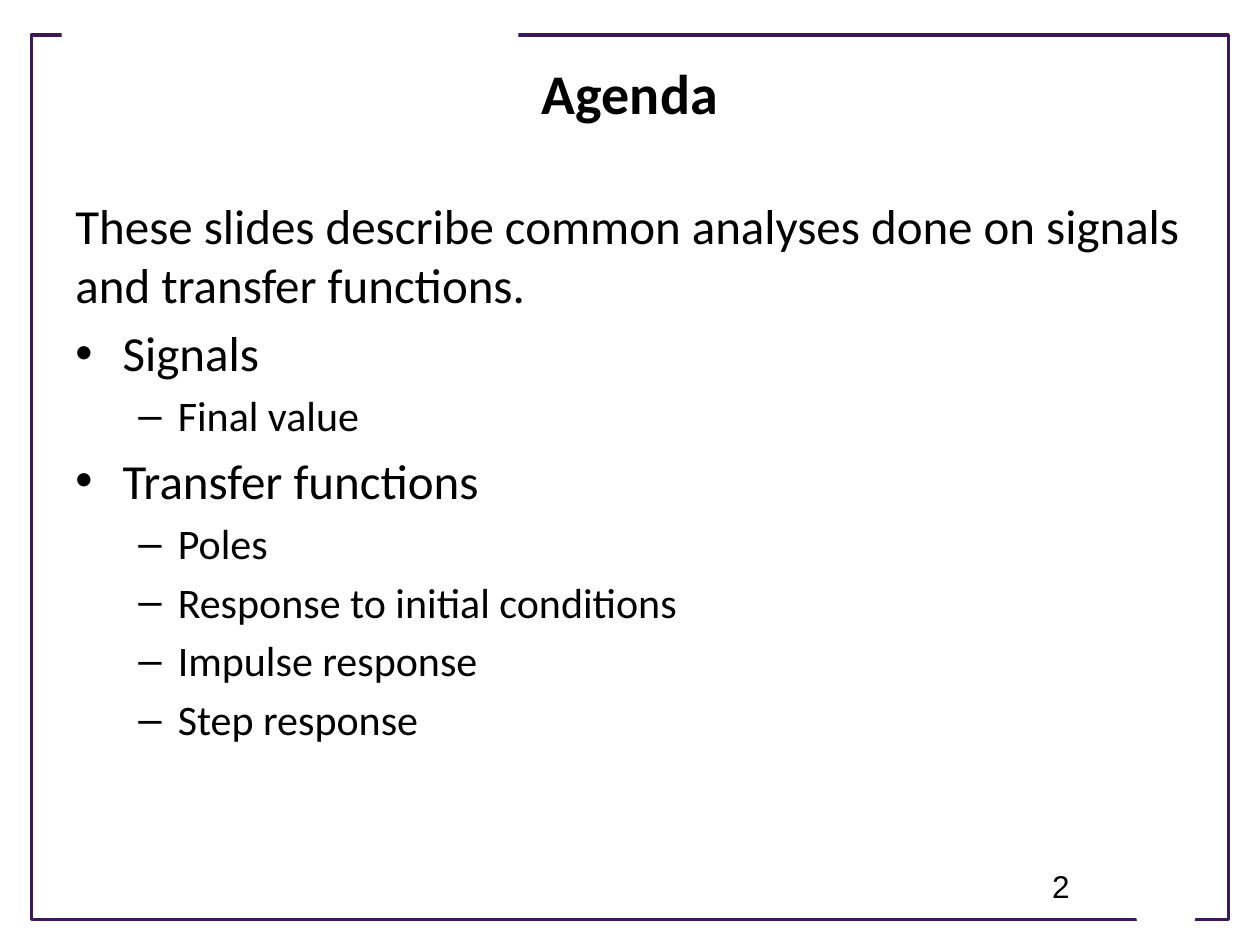
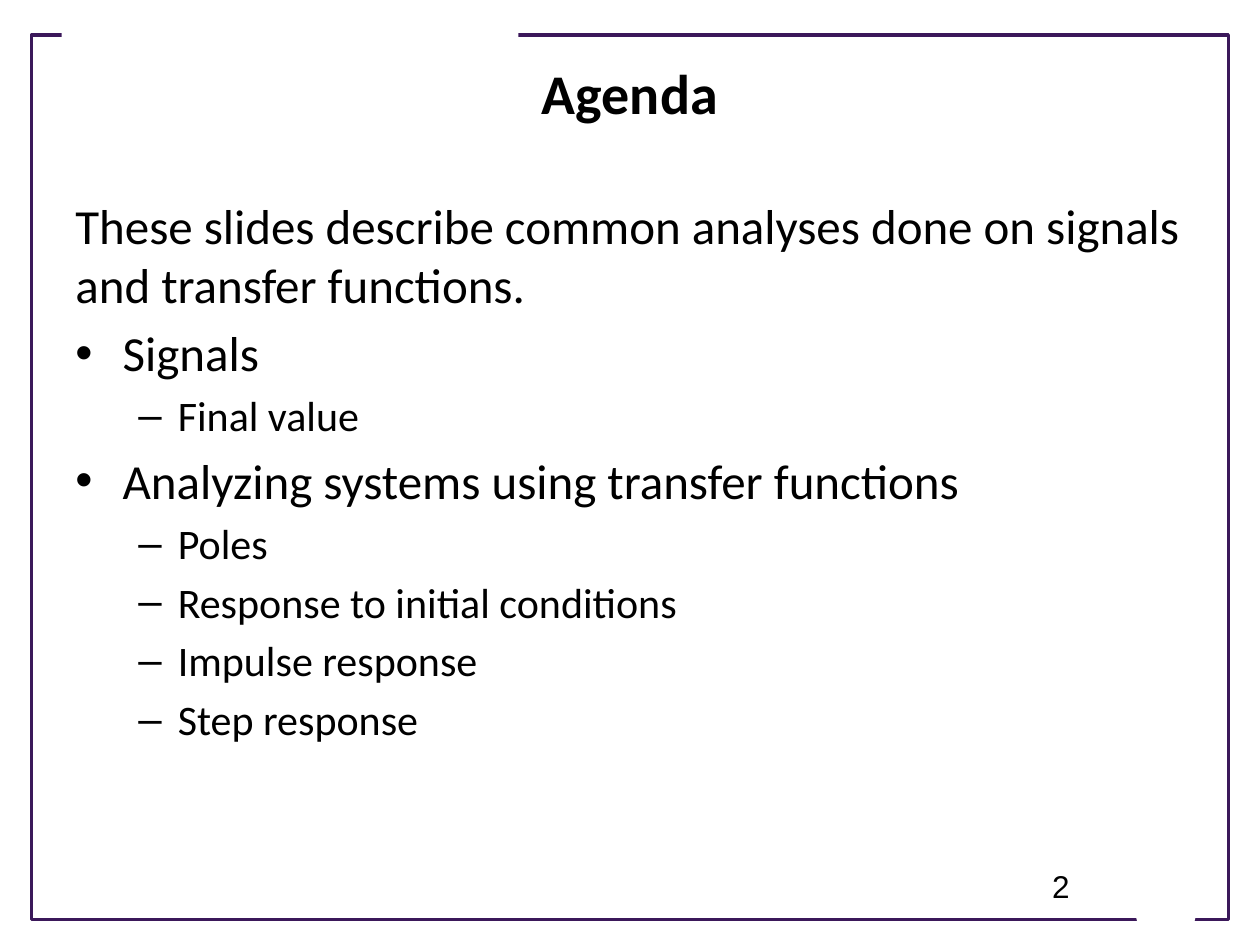
Before and after one commit to joseph-hellerstein/advanced-controls-lectures, a slide deck: slide 2 of Analyzing-Signals-And-Systems.pptx. Drawn at 1260x945 pixels with LibreOffice and Linux fonts; fonts in the diff are those of the drawing; background and template pictures are left out. Boxes give left, top, right and bottom in pixels: in the first picture for what was removed or moved away, otherwise in the second. Text is boxed around its words. In the diff, an @@ line names an element or a change of style, - is before the commit and + after.

```diff
--- a/Analyzing-Signals-And-Systems.pptx
+++ b/Analyzing-Signals-And-Systems.pptx
@@ text at (x1=123, y1=465, x2=959, y2=508): text changed @@
-• Transfer functions
+• Analyzing systems using transfer functions
```
Also in this commit, not shown: 3 other slides changed, 2 other files.
